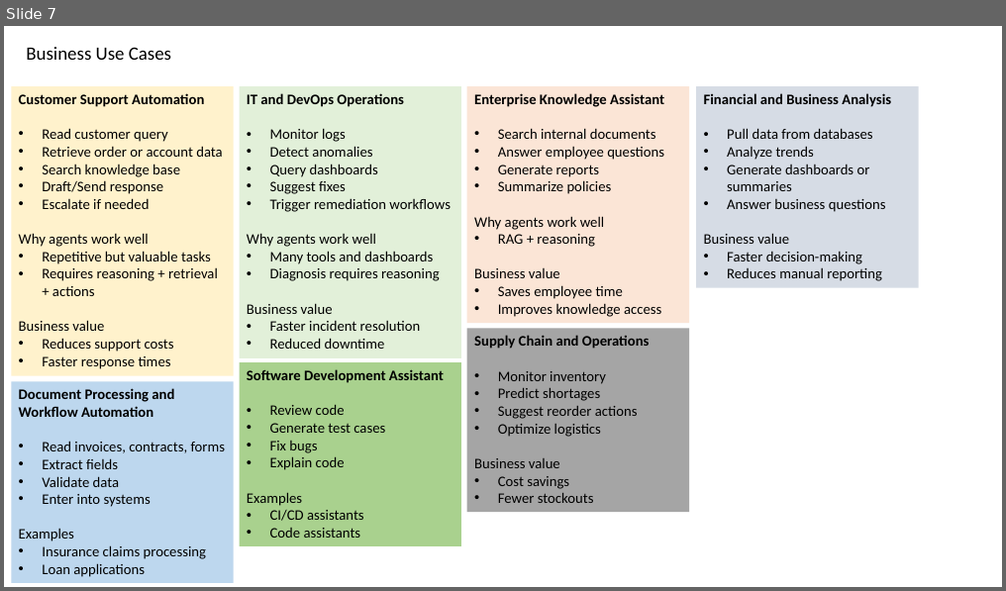
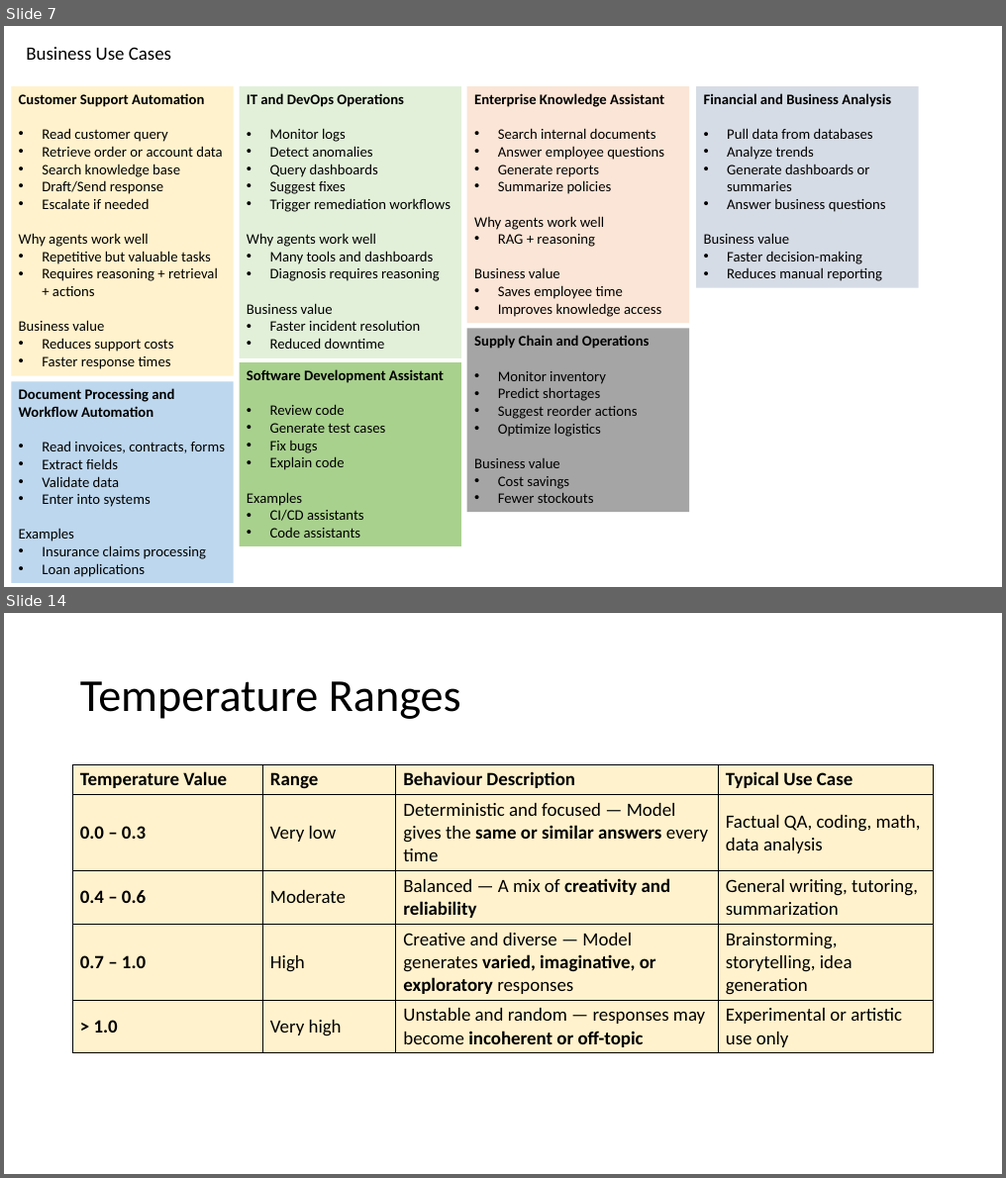
Before and after one commit to atulkahatecdac/agenticai_real, a slide deck: presentation/no-code-low-code-realpage.pptx. Shown one above the other, each under a label of ours: slide 7 before the commit, slides 7 and 14 after it; the slides between them are not shown. The pictures are 1006x591 and 1006x1178 pixels, drawn with LibreOffice and Linux fonts; fonts in the diff are those of the drawing. Boxes give left, top, right and bottom in pixels: in the first picture for what was removed or moved away, otherwise in the second. Text is boxed around its words. In the diff, an @@ line names an element or a change of style, - is before the commit and + after.

```diff
--- a/presentation/no-code-low-code-realpage.pptx
+++ b/presentation/no-code-low-code-realpage.pptx
@@ slide 14 added at (4, 613, 1002, 1174), background #FFFFFF @@
@@ title added at (80, 681, 461, 719), 44 pt, text #000000 @@
+Temperature Ranges
@@ table added at (73, 765, 935, 1052), 5 rows, 4 columns @@
+Temperature Value | Range | Behaviour Description | Typical Use Case
+0.0 – 0.3 | Very low | Deterministic and focused — Model gives the same or similar answers every time | Factual QA, coding, math, data analysis
+0.4 – 0.6 | Moderate | Balanced — A mix of creativity and reliability | General writing, tutoring, summarization
+0.7 – 1.0 | High | Creative and diverse — Model generates varied, imaginative, or exploratory responses | Brainstorming, storytelling, idea generation
+> 1.0 | Very high | Unstable and random — responses may become incoherent or off-topic | Experimental or artistic use only
```
Also in this commit, not shown: 1 slide changed, 11 other slides added, 1 other file.
